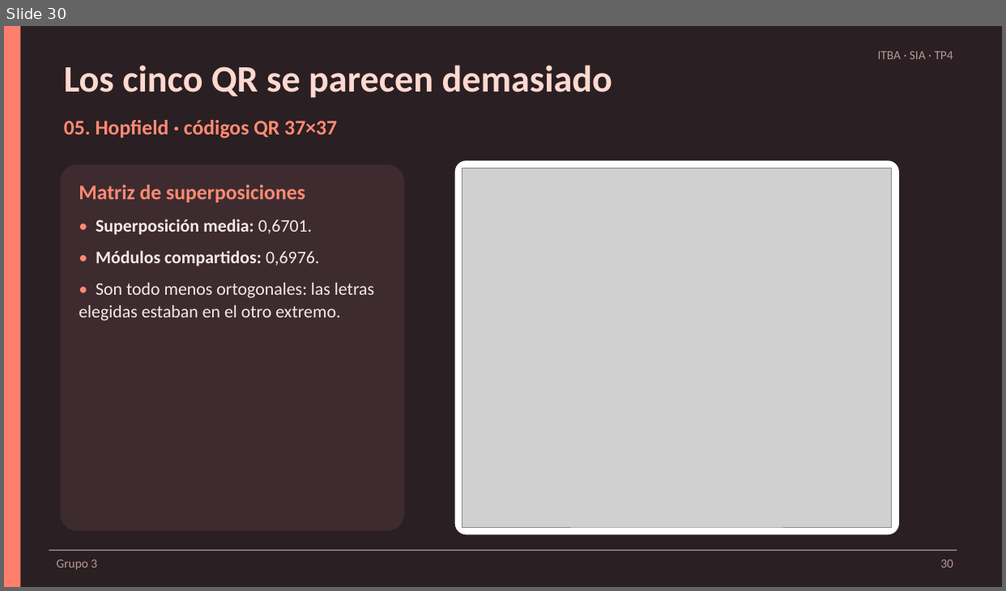
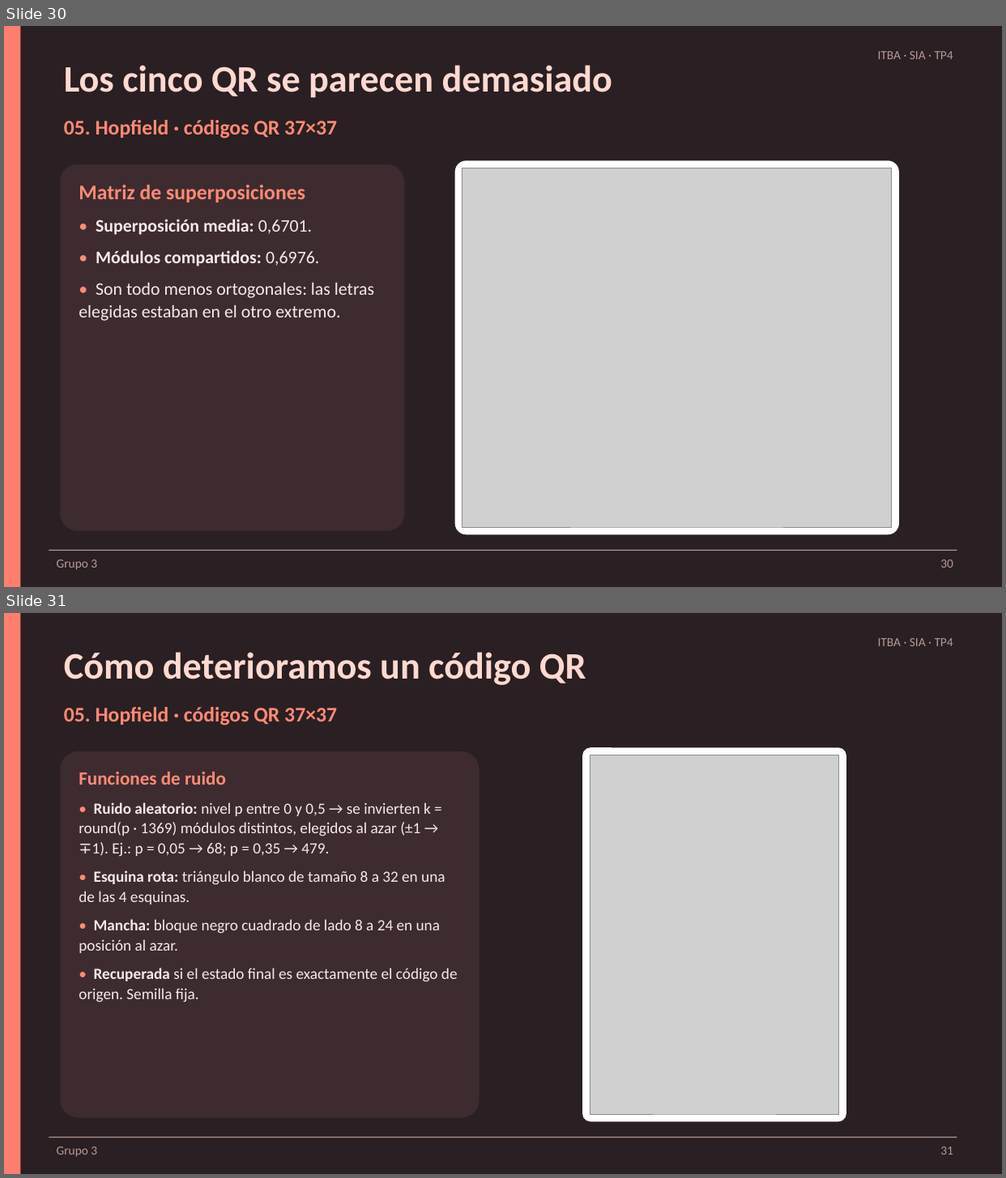
Before and after one commit to ldicandia/SIA-G3, a slide deck: TP4/docs/presentacion/TP4-presentacion.pptx. Shown one above the other, each under a label of ours: slide 30 before the commit, slides 30 and 31 after it. The pictures are 1006x591 and 1006x1178 pixels, drawn with LibreOffice and Linux fonts; fonts in the diff are those of the drawing; grey boxes stand for pictures. Boxes give left, top, right and bottom in pixels: in the first picture for what was removed or moved away, otherwise in the second. Text is boxed around its words. In the diff, an @@ line names an element or a change of style, - is before the commit and + after.

```diff
--- a/TP4/docs/presentacion/TP4-presentacion.pptx
+++ b/TP4/docs/presentacion/TP4-presentacion.pptx
@@ slide 31 added at (x1=4, y1=613, x2=1002, y2=1174), background #2A1F22 @@
@@ rectangle added at (x1=4, y1=613, x2=20, y2=1174), fill #FF7F6E @@
@@ text added at (x1=64, y1=652, x2=586, y2=685), 36 pt, text #FFD9D0, bold @@
+Cómo deterioramos un código QR
@@ text added at (x1=878, y1=638, x2=953, y2=646), 12 pt, text #B59A97 @@
+ITBA · SIA · TP4
@@ text added at (x1=64, y1=707, x2=337, y2=726), 20 pt, text #FF8A75, bold @@
+05. Hopfield · códigos QR 37×37
@@ rounded rectangle added at (x1=60, y1=752, x2=479, y2=1118), fill #3D2B2F @@
@@ rounded rectangle added at (x1=582, y1=747, x2=847, y2=1122), fill #FFFFFF @@
@@ picture added at (x1=590, y1=756, x2=839, y2=1114) @@
@@ text added at (x1=79, y1=772, x2=458, y2=1003), 15 pt, text #F6E9E6 @@
+Funciones de ruido
+• Ruido aleatorio: nivel p entre 0 y 0,5 → se invierten k = round(p · 1369) módulos distintos, elegidos al azar (±1 → ∓1). Ej.: p = 0,05 → 68; p = 0,35 → 479.
+• Esquina rota: triángulo blanco de tamaño 8 a 32 en una de las 4 esquinas.
+• Mancha: bloque negro cuadrado de lado 8 a 24 en una posición al azar.
+• Recuperada si el estado final es exactamente el código de origen. Semilla fija.
@@ rectangle added at (x1=49, y1=1137, x2=957, y2=1138), fill #B59A97 @@
@@ text added at (x1=57, y1=1147, x2=97, y2=1157), 12 pt, text #B59A97 @@
+Grupo 3
@@ text added at (x1=940, y1=1147, x2=953, y2=1155), 12 pt, text #B59A97 @@
+31
```
Also in this commit, not shown: 9 slides changed, 1 other file.
